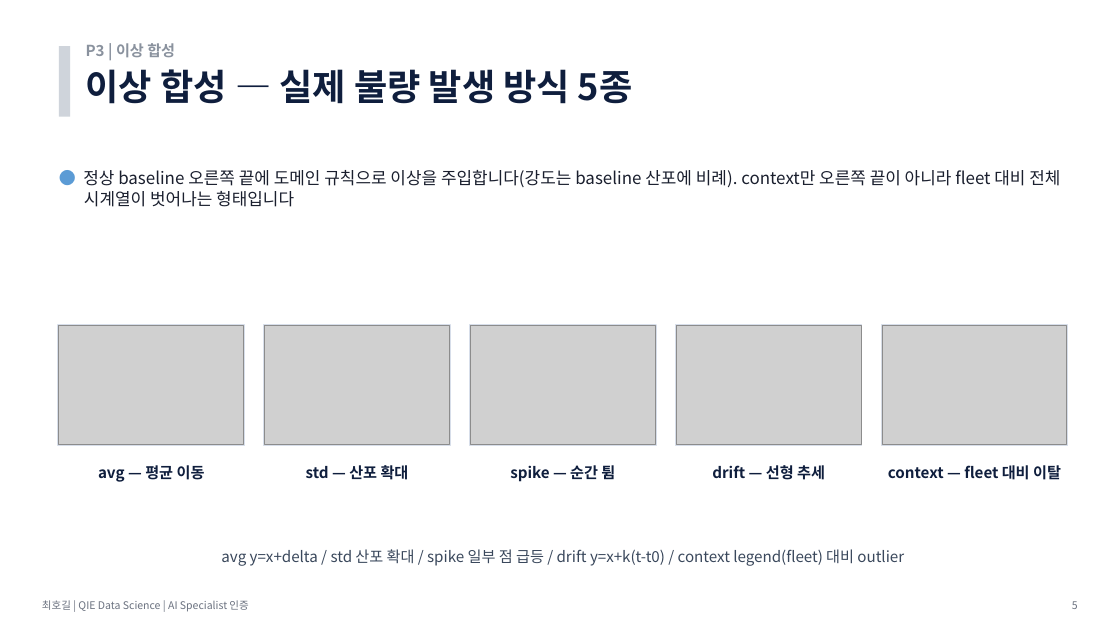
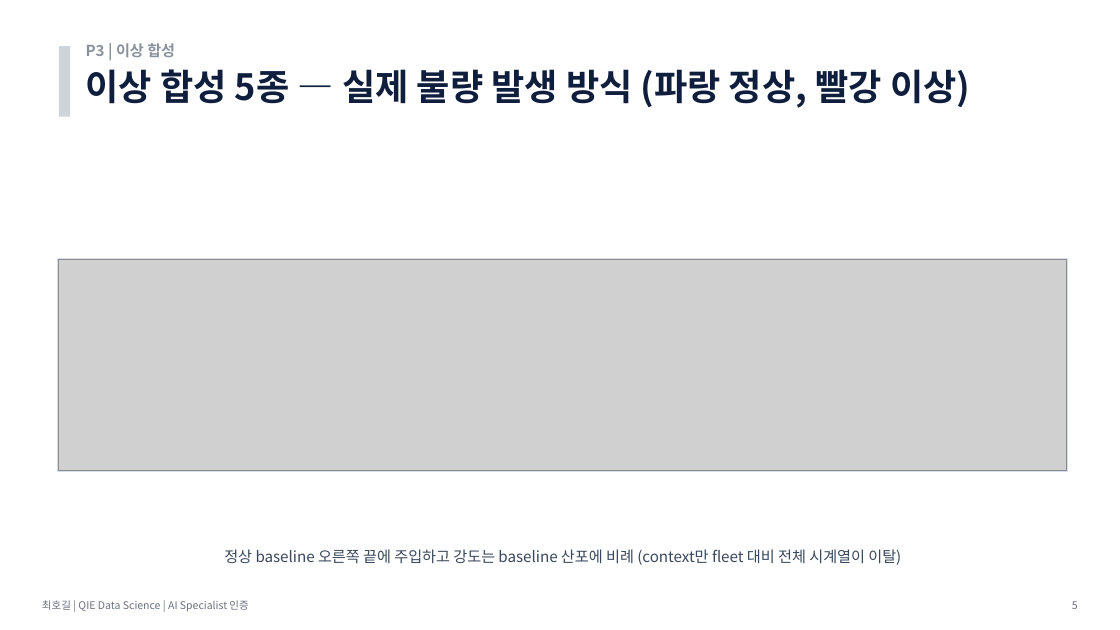
Before and after one commit to hogil/fbm_paper, a slide deck: slide 5 of recommendation/presentation/발표_P3_데이터생성_최호길.pptx. Drawn at 1120x630 pixels with LibreOffice and Linux fonts; fonts in the diff are those of the drawing; grey boxes stand for pictures. Boxes give left, top, right and bottom in pixels: in the first picture for what was removed or moved away, otherwise in the second. Text is boxed around its words. In the diff, an @@ line names an element or a change of style, - is before the commit and + after.

```diff
--- a/recommendation/presentation/발표_P3_데이터생성_최호길.pptx
+++ b/recommendation/presentation/발표_P3_데이터생성_최호길.pptx
@@ text at (86, 69, 970, 108): text changed @@
-이상 합성 — 실제 불량 발생 방식 5종
+이상 합성 5종 — 실제 불량 발생 방식 (파랑 정상, 빨강 이상)
@@ text removed at (83, 170, 1060, 207) @@
-● 정상 baseline 오른쪽 끝에 도메인 규칙으로 이상을 주입합니다(강도는 baseline 산포에 비례). context만 오른쪽 끝이 아니라 fleet 대비 전체 시계열이 벗어나는 형태입니다
@@ rectangle: place and size @@
-rectangle at (470, 325, 656, 445)
+rectangle at (58, 259, 1068, 472)
@@ picture added at (59, 260, 1067, 471) @@
@@ rectangle removed at (58, 325, 245, 445) @@
@@ picture removed at (59, 326, 244, 444) @@
@@ rectangle removed at (264, 325, 450, 445) @@
@@ picture removed at (265, 326, 450, 444) @@
@@ picture removed at (471, 326, 655, 444) @@
@@ rectangle removed at (676, 325, 862, 445) @@
@@ picture removed at (676, 326, 861, 444) @@
@@ rectangle removed at (881, 325, 1068, 445) @@
@@ picture removed at (882, 326, 1067, 444) @@
@@ text removed at (98, 465, 205, 482) @@
-avg — 평균 이동
@@ text removed at (306, 465, 409, 480) @@
-std — 산포 확대
@@ text removed at (510, 463, 615, 483) @@
-spike — 순간 튐
@@ text removed at (712, 465, 825, 480) @@
-drift — 선형 추세
@@ text removed at (888, 465, 1061, 480) @@
-context — fleet 대비 이탈
@@ text at (224, 549, 901, 565): text changed @@
-avg y=x+delta / std 산포 확대 / spike 일부 점 급등 / drift y=x+k(t-t0) / context legend(fleet) 대비 outlier
+정상 baseline 오른쪽 끝에 주입하고 강도는 baseline 산포에 비례 (context만 fleet 대비 전체 시계열이 이탈)
```
Also in this commit, not shown: 5 other slides changed, 5 other files.
